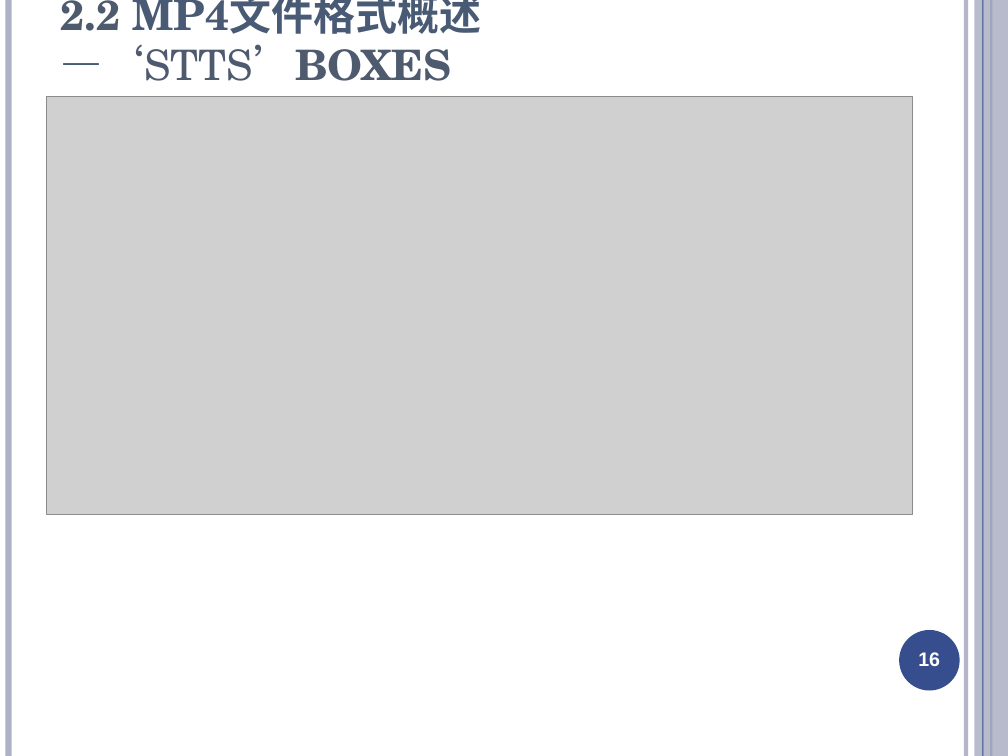
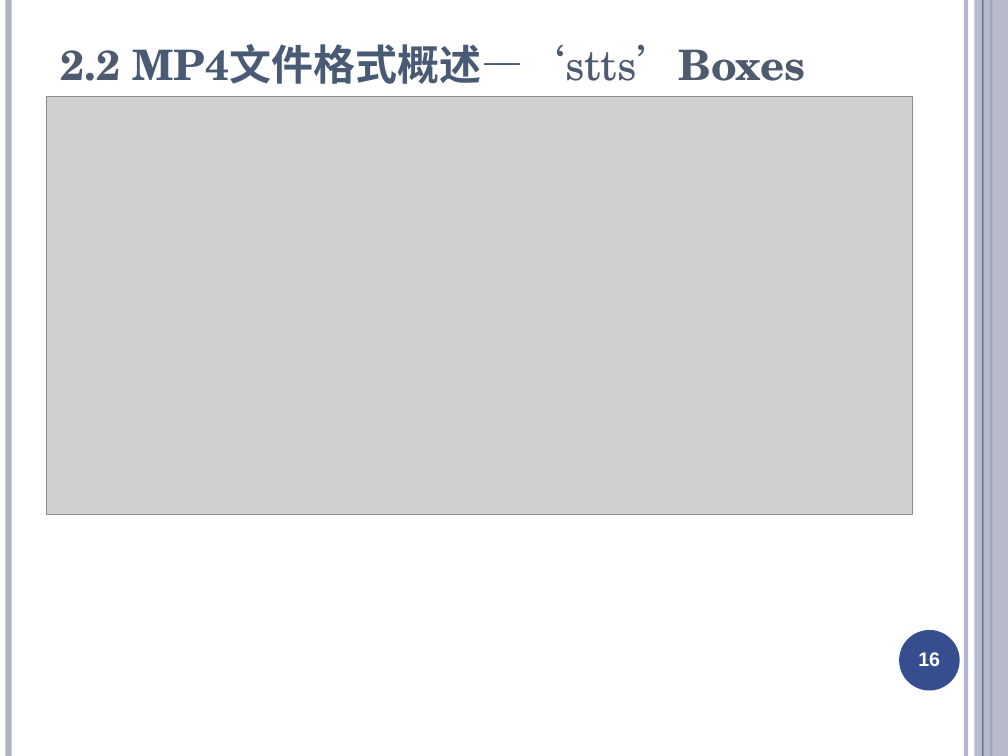
Before and after one commit to ty6815/AvStackDocs, a slide deck: slide 16 of media format/mp4/Fmp4文件格式介绍.ppt. Drawn at 1008x756 pixels with LibreOffice and Linux fonts; fonts in the diff are those of the drawing; grey boxes stand for pictures. Boxes give left, top, right and bottom in pixels: in the first picture for what was removed or moved away, otherwise in the second. Text is boxed around its words. In the diff, an @@ line names an element or a change of style, - is before the commit and + after.

```diff
--- a/media format/mp4/Fmp4文件格式介绍.ppt
+++ b/media format/mp4/Fmp4文件格式介绍.ppt
@@ title at bbox=[60, 44, 805, 84]: text changed @@
-2.2 MP4文件格式概述—‘STTS’BOXES
+2.2 MP4文件格式概述—‘stts’Boxes
```
Also in this commit, not shown: 31 other slides changed, 19 other files.
